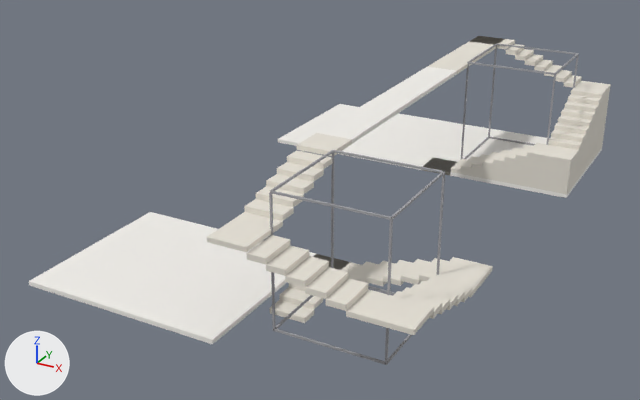
Two versions of the glTF model examples/walkthrough/ideal/diagram.glb, one commit apart.
Both versions are drawn from a camera (50 mm lens) standing at (21.8, -30.6, 13.5) and looking at (7.4, -4.3, 0.4). The axes (+X, +Y, +Z) are drawn at lower left. The lights are the same throughout. The older version comes first. Vertices at exactly the same position are counted once.

Names of what the first picture shows: 'atrium', 'floor', 'stairs'.
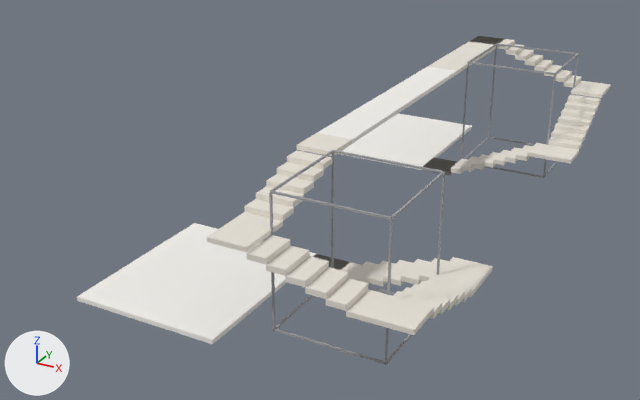
Location of each change, (x1, y1, x2, y2) in pixels of the pictures (640 x 400 px; the box of a moved part takes in the faces that stretch with it):
'floor', reshaped (31% narrower): before (29, 67, 602, 344); after (77, 67, 472, 344)
part 1 of me_floor, rebuilt: before (278, 104, 602, 198); after (338, 113, 472, 170)
part 2 of me_floor, moved or reshaped: before (29, 212, 284, 302); after (77, 223, 284, 302)
part 3 of me_stairs, moved or reshaped: before (461, 85, 611, 194); after (461, 85, 611, 172)
part 4 of me_stairs, cut back: before (270, 283, 323, 323)

The change in detail:
me_floor is used by ob_floor; location (0.0, 0.0, 0.0).
Verts and faces of me_floor; kept vertices keep their numbers, new ones are numbered from 30.
Before the commit, vertices of me_floor: 16 (2.0, -13.5, 0.0) at pixel (28, 281), 19 (2.0, -7.5, 0.0) at pixel (150, 211), 20 (2.0, -7.5, -0.2), 23 (2.0, -13.5, -0.2) at pixel (29, 285).
me_floor had 30 vertices, 48 faces and spanned x 2.0..15.0, y -13.5..7.5, z -0.2..4.2.
me_floor now has 36 vertices, 60 faces and spans x 4.0..10.2, y -13.5..7.5, z -0.2..4.2.
me_floor part 1: the loose piece of 8 vertices spanning x 2.0..15.0, y 1.5..7.5, z -0.2..0.0 is rebuilt with 14 vertices and now spans x 4.0..10.2, y 1.5..7.5, z -0.2..0.0.
Part 2, on me_floor:
Vertices 16, 19, 20, 23 move by (2.0, 0.0, 0.0).
me_stairs is used by ob_stairs; location (0.0, 0.0, 0.0).
me_stairs had 368 vertices, 732 faces and spanned x 9.0..15.0, y -13.5..7.5, z -0.7..4.2.
me_stairs now has 352 vertices, 696 faces and spans x 9.0..15.0, y -13.5..7.5, z -0.2..4.2.
Part 3, on me_stairs:
28 vertices are removed from x 11.1..15.0, y 1.5..5.8, z 0.0.
153 faces are deleted.
4 vertices in x 13.8..15.0, y 6.2..7.5, z 0.0 move by (0.0, 0.0, 2.7).
2 vertices move from x 13.8..15.0, y 1.5, z 0.0 to x 13.8..15.0, y 1.5, z 1.3.
32 vertices are added at x 11.1..15.0, y 1.5..5.8, z 0.2..2.7.
153 new faces join them.
Part 4, on me_stairs:
20 vertices are removed from x 9.0..10.2, y -10.5..-8.8, z -0.7..-0.2.
40 faces are deleted.
4 new faces join them.
